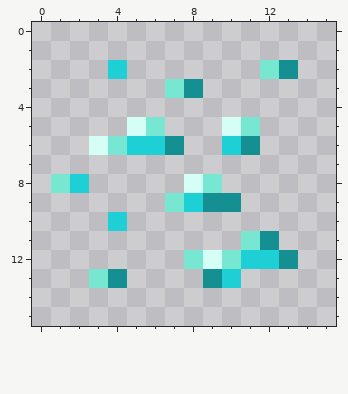
Pixel-art sprite -- pack.png. Above, as it was before the edit.
The file is 512x512 pixels, drawn in blocks of 32x32; one block is one cell here. Colours within 5 levels of each other are drawn and written as one.
Now the later version:
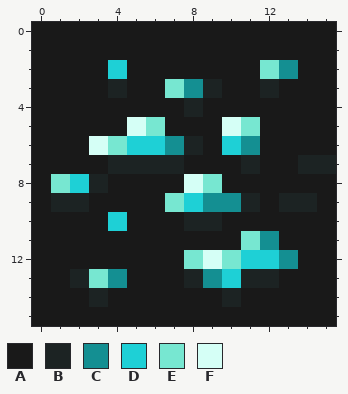
Palette (. is transparent): A #191919  B #1c2323  C #148f92  D #1ed0d6  E #77e7d1  F #d5fff6
The exact change:
@@ x 0..15 @@
- 0 ................
- 1 ................
- 2 ....D.......EC..
- 3 .......EC.......
- 4 ................
- 5 .....FE...FE....
- 6 ...FEDDC..DC....
- 7 ................
- 8 .ED.....FE......
- 9 .......EDCC.....
-10 ....D...........
-11 ...........EC...
-12 ........EFEDDC..
-13 ...EC....CD.....
-14 ................
-15 ................
+ 0 AAAAAAAAAAAAAAAA
+ 1 AAAAAAAAAAAAAAAA
+ 2 AAAADAAAAAAAECAA
+ 3 AAAABAAECBAABAAA
+ 4 AAAAAAAABAAAAAAA
+ 5 AAAAAFEAAAFEAAAA
+ 6 AAAFEDDCBADCAAAA
+ 7 AAAABBBBAAABAABB
+ 8 AEDBAAAAFEAAAAAA
+ 9 ABBAAAAEDCCBABBA
+10 AAAADAAABBAAAAAA
+11 AAAAAAAAAAAECAAA
+12 AAAAAAAAEFEDDCAA
+13 AABECAAABCDBBAAA
+14 AAABAAAAAABAAAAA
+15 AAAAAAAAAAAAAAAA
Where, in picture pixels (left, top, right, bottom), the same in both pictures:
added: (32, 22, 336, 326)
